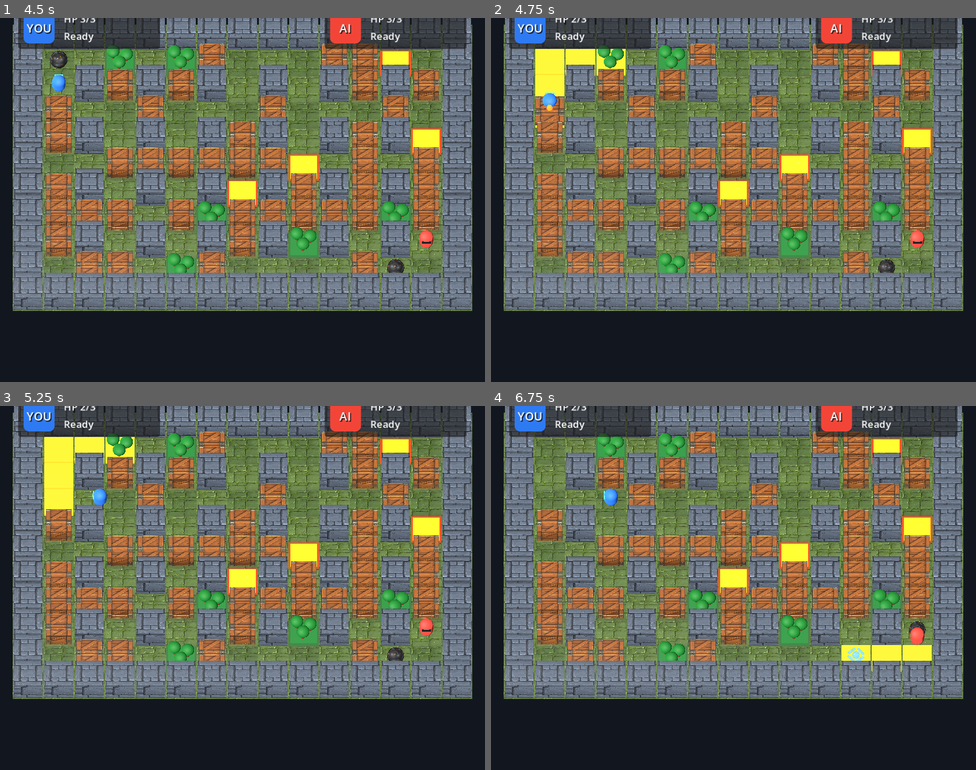
Above: before the commit, frames 1-4 (two rows, left to right).
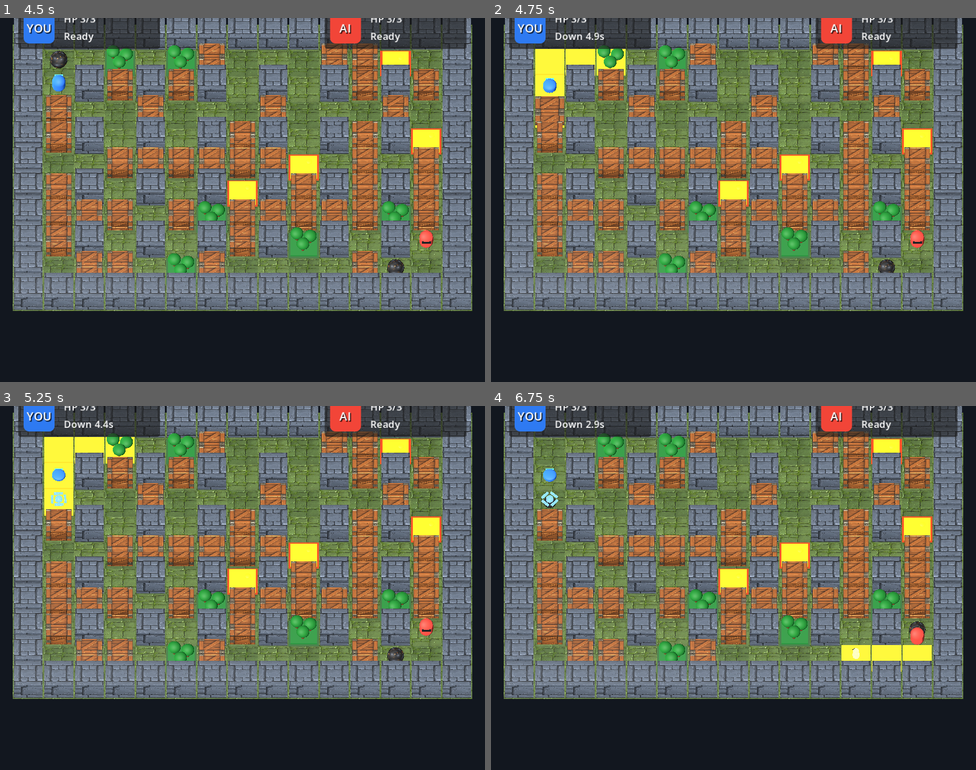
Above: after the commit, the same moments.

Repository: fuyiweiwow/bomb_survivors
Game: Godot game, scene res://scenes/menu/main_menu.tscn
Two runs of this game, one before a commit and one after it. Both use one fixed random seed, a clock stepped at 60 frames per second and the inputs below.
Inputs (mouse positions are in pixels of both pictures, inside the frame that each line leads up to):
- Up to frame 1 (4.5 s): click "Start Game" at 0.5 s; tap Enter at 1.25 s; move the mouse to (218, 272) at 1.27 s; hold W (p1_up) 1.28-2.78 s; tap E at 1.35, 2.3, 2.85, 3.8 s; click (218, 272) at 1.42 s; move the mouse to (388, 254) at 2.02 s; tap Space (p1_bomb) at 2.1 s; move the mouse to (97, 145) at 2.77 s; hold A (p1_left) 2.78-4.28 s; move the mouse to (266, 200) at 3.52 s; tap 1 at 3.6 s; click (266, 200) at 3.67 s; move the mouse to (169, 109) at 4.27 s; hold S (p1_down) from 4.28 s (still down); tap 2 at 4.35 s
- Up to frame 2 (4.75 s): keep holding S (p1_down); tap E at 4.55 s
- Up to frame 3 (5.25 s): move the mouse to (349, 569) at 5.02 s; release S (p1_down) at 5.03 s; hold D (p1_right) from 5.03 s (still down); tap 3 at 5.1 s
- Up to frame 4 (6.75 s): tap E at 5.3, 6.05 s; move the mouse to (636, 606) at 5.77 s; release D (p1_right) at 5.78 s; hold W (p1_up) 5.78-6.53 s; tap 4 at 5.85 s; click (636, 606) at 5.92 s; move the mouse to (782, 507) at 6.52 s; hold D (p1_right) from 6.53 s (still down); tap 5 at 6.6 s

Frame 1 is identical in both runs. In frame 2, 0.3% of the frame differs, in the area x 10-24%, y 0-26%; in frame 3, 0.4%; in frame 4, 0.5%, in the area x 10-77%, y 0-70%.

Commit message:
Add downed state and dummy consumable

Diff:
--- a/scripts/character/AIDecisionPolicy.gd
+++ b/scripts/character/AIDecisionPolicy.gd
@@ -76,6 +76,9 @@
 			score += float(maxi(6 - int(actor["bomb_range"]), 0))
 		"shield":
 			score += 9.0 if int(actor["shield"]) == 0 else 3.0
+		"dummy":
+			var items: Array = actor.get("consumables", [])
+			score += 12.0 if not items.has("dummy") else 4.0
 	if distance <= 2:
 		score += NEARBY_POWERUP_BONUS
 	return score - float(distance) * DISTANCE_POWERUP_COST
--- a/scripts/game/game_manager_3d.gd
+++ b/scripts/game/game_manager_3d.gd
@@ -7,6 +7,8 @@
 const BOMB_FUSE := 2.5
 const PLAYER_MAX_HP := 3
 const LAVA_DAMAGE_TIME := 1.35
+const DOWNED_DURATION := 5.0
+const MAX_CONSUMABLES := 3
 const AI_DECISION_POLICY := preload("res://scripts/character/AIDecisionPolicy.gd")
 
 enum Cell { EMPTY, WALL, CRATE, FOREST, LAVA }
@@ -51,6 +53,7 @@
 var mat_bomb_power := _make_mat(Color(0.95, 0.92, 0.25), true, tex_powerup)
 var mat_range := _make_mat(Color(1.0, 0.22, 0.12), true, tex_powerup)
 var mat_shield := _make_mat(Color(0.35, 0.55, 1.0), true, tex_powerup)
+var mat_dummy := _make_mat(Color(0.92, 0.78, 0.46), true, tex_powerup)
 
 func _ready():
 	add_to_group("game")
@@ -390,6 +393,8 @@
 		"alive": true,
 		"hp": PLAYER_MAX_HP,
 		"max_hp": PLAYER_MAX_HP,
+		"downed": false,
+		"downed_timer": 0.0,
 		"is_moving": false,
 		"speed": 5,
 		"bomb_max": 1,
@@ -398,6 +403,7 @@
 		"suit": style,
 		"lava_time": 0.0,
 		"status": "Ready",
+		"consumables": [],
 		"bomb_placed_count": 0,
 		"ai": ai,
 		"move_timer": 0.0,
@@ -527,20 +533,43 @@
 	if event is InputEventKey and event.pressed:
 		match event.physical_keycode:
 			KEY_SPACE: bomb_pressed = true
+			KEY_E: _try_use_player_consumable()
 			KEY_ESCAPE: get_tree().change_scene_to_file("res://scenes/menu/main_menu.tscn")
+
+func _try_use_player_consumable():
+	if players.is_empty():
+		return
+	var p: Dictionary = players[0]
+	if bool(p.get("downed", false)) and _consume_dummy_if_available(p):
+		_revive_player(0)
+	elif p["alive"]:
+		p["status"] = "No usable item"
 
 func _process(delta):
 	if game_over:
 		return
+	_process_downed_players(delta)
 	_process_terrain_effects(delta)
 	_update_hud()
 	_process_player_input()
 	_process_ai(delta)
 
+func _process_downed_players(delta: float):
+	for i in range(players.size()):
+		var p: Dictionary = players[i]
+		if not p["alive"] or not bool(p.get("downed", false)):
+			continue
+		p["downed_timer"] = maxf(float(p["downed_timer"]) - delta, 0.0)
+		p["status"] = "Downed %.1fs" % float(p["downed_timer"])
+		if _consume_dummy_if_available(p):
+			_revive_player(i)
+		elif float(p["downed_timer"]) <= 0.0:
+			_kill_player(i)
+
 func _process_terrain_effects(delta: float):
 	for i in range(players.size()):
 		var p: Dictionary = players[i]
-		if not p["alive"]:
+		if not p["alive"] or bool(p.get("downed", false)):
 			continue
 		var cell: Vector2i = p["grid_pos"]
 		var cell_type: int = grid[cell.y][cell.x]
@@ -568,7 +597,7 @@
 	if players.is_empty():
 		return
 	var p: Dictionary = players[0]
-	if not p["alive"] or p["is_moving"]:
+	if not p["alive"] or bool(p.get("downed", false)) or p["is_moving"]:
 		return
 
 	var d := _read_player_move_dir()
@@ -597,7 +626,7 @@
 func _process_ai(delta: float):
 	for i in range(players.size()):
 		var p: Dictionary = players[i]
-		if not p["ai"] or not p["alive"]:
+		if not p["ai"] or not p["alive"] or bool(p.get("downed", false)):
 			continue
 
 		_update_ai_target_memory(p)
@@ -803,18 +832,21 @@
 	var r := randf()
 	var ptype := ""
 	var mat: Material = null
-	if r < 0.28:
+	if r < 0.25:
 		ptype = "speed"
 		mat = mat_speed
-	elif r < 0.53:
+	elif r < 0.50:
 		ptype = "bomb"
 		mat = mat_bomb_power
-	elif r < 0.76:
+	elif r < 0.72:
 		ptype = "range"
 		mat = mat_range
-	elif r < 0.95:
+	elif r < 0.87:
 		ptype = "shield"
 		mat = mat_shield
+	elif r < 0.95:
+		ptype = "dummy"
+		mat = mat_dummy
 	else:
 		return
 
@@ -892,6 +924,18 @@
 			var right := _box(Vector3(0.12, 0.08, 0.46), mat)
 			right.position = Vector3(0.34, 0.12, 0)
 			root.add_child(right)
+		"dummy":
+			var body := _capsule(0.18, 0.54, mat)
+			body.position = Vector3(0, 0.15, 0)
+			root.add_child(body)
+
+			var head := _sphere(0.16, mat)
+			head.position = Vector3(0, 0.50, 0)
+			root.add_child(head)
+
+			var face := _box(Vector3(0.18, 0.04, 0.04), _make_mat(Color(0.12, 0.08, 0.04)))
+			face.position = Vector3(0, 0.52, -0.15)
+			root.add_child(face)
 		_:
 			var orb := _sphere(0.28, mat)
 			root.add_child(orb)
@@ -920,7 +964,26 @@
 			p["bomb_range"] = clampi(p["bomb_range"] + 2, 1, 10)
 		"shield":
 			p["shield"] = clampi(p["shield"] + 1, 0, 5)
+		"dummy":
+			_add_consumable(p, "dummy")
 	powerups.erase(cell)
+
+func _add_consumable(p: Dictionary, item_id: String) -> bool:
+	var items: Array = p["consumables"]
+	if items.size() >= MAX_CONSUMABLES:
+		p["status"] = "Bag full"
+		return false
+	items.append(item_id)
+	p["status"] = "Picked %s" % item_id.capitalize()
+	return true
+
+func _consume_dummy_if_available(p: Dictionary) -> bool:
+	var items: Array = p["consumables"]
+	var index := items.find("dummy")
+	if index == -1:
+		return false
+	items.remove_at(index)
+	return true
 
 func _choose_ai_direction(p: Dictionary) -> Vector2i:
 	var dirs := [Vector2i(0, -1), Vector2i(0, 1), Vector2i(-1, 0), Vector2i(1, 0)]
@@ -1104,17 +1167,40 @@
 
 func _damage_player(index: int, amount: int, source: String):
 	var p: Dictionary = players[index]
-	if not p["alive"]:
+	if not p["alive"] or bool(p.get("downed", false)):
 		return
 	if int(p.get("shield", 0)) > 0:
 		p["shield"] = int(p["shield"]) - 1
 		_flash_player_shield(p)
 		return
-	p["hp"] = maxi(int(p["hp"]) - amount, 0)
-	p["status"] = "Hit by %s" % source
+	p["hp"] = maxi(int(p["hp"]), 1)
+	p["status"] = "Downed"
 	_flash_player_damage(p)
-	if int(p["hp"]) <= 0:
-		_kill_player(index)
+	_enter_downed(index, source)
+
+func _enter_downed(index: int, source: String):
+	var p: Dictionary = players[index]
+	if not p["alive"]:
+		return
+	p["downed"] = true
+	p["downed_timer"] = DOWNED_DURATION
+	p["status"] = "Downed by %s" % source
+	var node: Node3D = p["node"]
+	if is_instance_valid(node):
+		var tw := create_tween()
+		tw.tween_property(node, "scale", Vector3(1.0, 0.35, 1.0), 0.18)
+
+func _revive_player(index: int):
+	var p: Dictionary = players[index]
+	p["downed"] = false
+	p["downed_timer"] = 0.0
+	p["hp"] = mini(2, int(p["max_hp"]))
+	p["status"] = "Revived"
+	var node: Node3D = p["node"]
+	if is_instance_valid(node):
+		var tw := create_tween()
+		tw.tween_property(node, "scale", Vector3(1.12, 1.12, 1.12), 0.12)
+		tw.tween_property(node, "scale", Vector3.ONE, 0.16)
 
 func _kill_player(index: int):
 	var p: Dictionary = players[index]
@@ -1226,7 +1312,7 @@
 		return
 	_position_status_cards()
 	var p: Dictionary = players[0]
-	hud_label.text = "AI: %s  |  Speed: %d  |  Bombs: %d/%d  |  Range: %d  |  Shields: %d  |  WASD + Space  |  Esc: Menu" % [_difficulty_label(), p["speed"], p["bomb_placed_count"], p["bomb_max"], p["bomb_range"], p["shield"]]
+	hud_label.text = "AI: %s  |  Speed: %d  |  Bombs: %d/%d  |  Range: %d  |  Shields: %d  |  Bag: %s  |  WASD + Space" % [_difficulty_label(), p["speed"], p["bomb_placed_count"], p["bomb_max"], p["bomb_range"], p["shield"], _bag_text(p)]
 	if player_card_label:
 		player_card_label.text = _player_card_text(players[0])
 	if enemy_card_label and players.size() > 1:
@@ -1235,7 +1321,22 @@
 func _player_card_text(p: Dictionary) -> String:
 	if not p["alive"]:
 		return "HP 0/%d\nDown" % int(p["max_hp"])
+	if bool(p.get("downed", false)):
+		return "HP %d/%d\nDown %.1fs" % [int(p["hp"]), int(p["max_hp"]), float(p["downed_timer"])]
 	return "HP %d/%d\n%s" % [int(p["hp"]), int(p["max_hp"]), str(p["status"])]
+
+func _bag_text(p: Dictionary) -> String:
+	var items: Array = p.get("consumables", [])
+	if items.is_empty():
+		return "-"
+	var names: Array[String] = []
+	for item in items:
+		match str(item):
+			"dummy":
+				names.append("Dummy")
+			_:
+				names.append(str(item).capitalize())
+	return ", ".join(names)
 
 func _position_status_cards():
 	if game_camera == null:
Not shown, added: scripts/character/AIDecisionPolicy.gd.uid
Not shown, added: scripts/character/AIPathfinder.gd.uid
